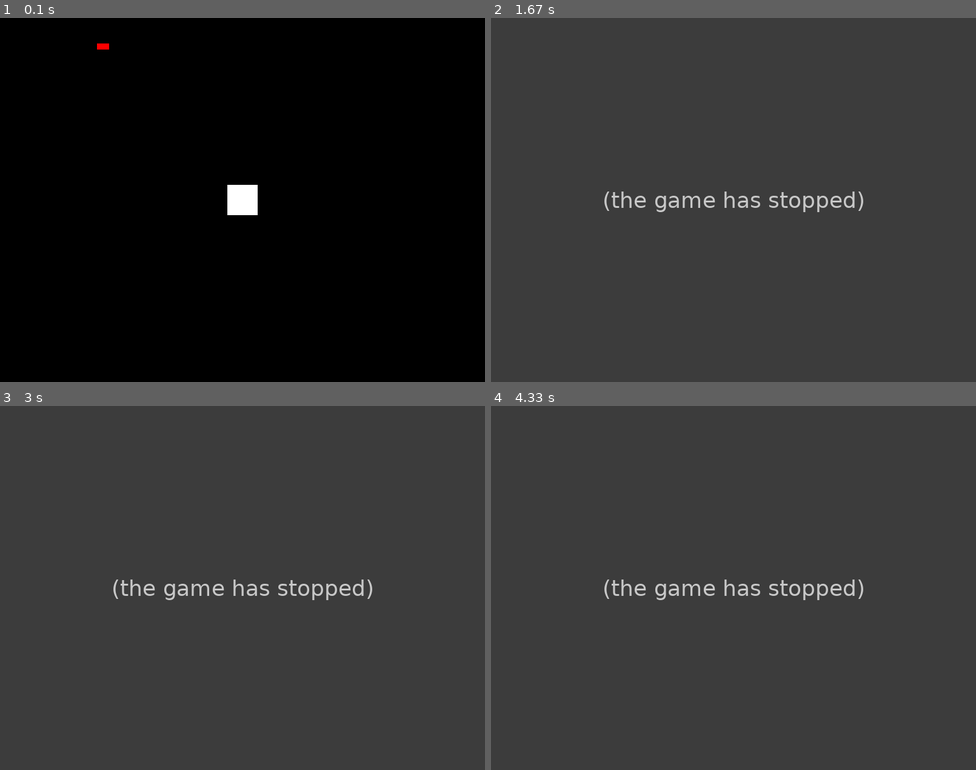
Above: before the commit, frames 1-4 (two rows, left to right).
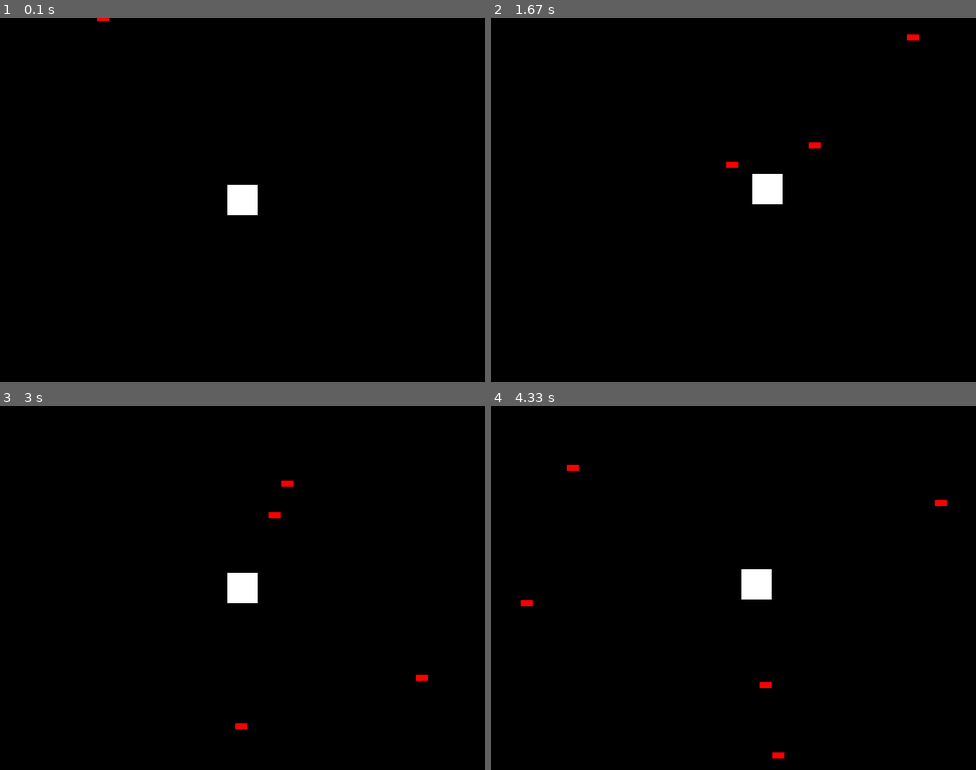
Above: after the commit, the same moments.

Repository: L261173157/practice
Game: pygame game, started from sample/Pygame_learning/pygame_learning.py
The game is run twice, just before and just after one commit, with the same random seed, the same clock (stepped at 60 frames per second) and the same inputs.
Inputs:
- Up to frame 1 (0.1 s): no input
- Up to frame 2 (1.67 s): hold Right 0.33-0.8 s; hold Up 0.83-1.13 s; hold Right 1.17-1.63 s
- Up to frame 3 (3 s): hold Left 1.67-2.2 s; hold Down 2.23-2.53 s; hold Left 2.57-2.97 s
- Up to frame 4 (4.33 s): hold Up 3-3.37 s; hold Right 3.4-4.03 s; hold Down from 4.07 s (still down)

The runs differ from the first frame. In frame 1, less than 0.1% of the frame differs, in the area x 20-23%, y 0-9%; in frame 2, 100%, in the area x 0-100%, y 0-100%; in frame 3, 100%; in frame 4, 100%.
Before the commit the program exited at 1.12 s; later frames show no game.

Commit message:
已完成躲避球

Diff:
--- a/sample/Pygame_learning/pygame_learning.py
+++ b/sample/Pygame_learning/pygame_learning.py
@@ -30,6 +30,8 @@
 
 
 class Enemy(pygame.sprite.Sprite):
+    number = 0
+
     def __init__(self):
         super(Enemy, self).__init__()
         self.surf = pygame.Surface((20, 10))
@@ -41,6 +43,11 @@
         self.rect.move_ip(0, self.speed)
         if self.rect.bottom >= 600:
             self.kill()
+            Enemy.number += 1
+
+    @classmethod
+    def num(cls):
+        print('打到了', cls.number)
 
 
 pygame.init()
@@ -49,7 +56,7 @@
 Add_enemy = pygame.USEREVENT+1  # 添加敌人自定义事件
 Enemy_move = pygame.USEREVENT+2  # 敌人移动
 pygame.time.set_timer(Add_enemy, 500)  # 设置敌人出现时间
-pygame.time.set_timer(Enemy_move, 50)  # 设置敌人出现时间
+pygame.time.set_timer(Enemy_move, 100)  # 设置敌人出现时间
 
 
 player = Player()
@@ -77,6 +84,7 @@
     pressed_keys1 = pygame.key.get_pressed()
     player.update(pressed_keys1)
     if pygame.sprite.spritecollideany(player, enemies):
+        enemy.num()
         player.kill()
         running = False
 
